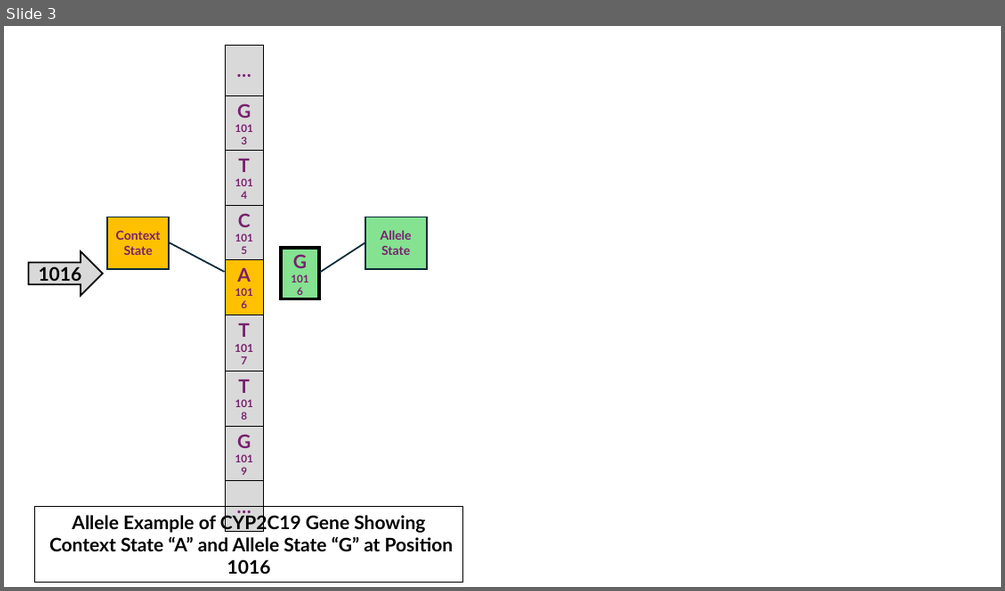
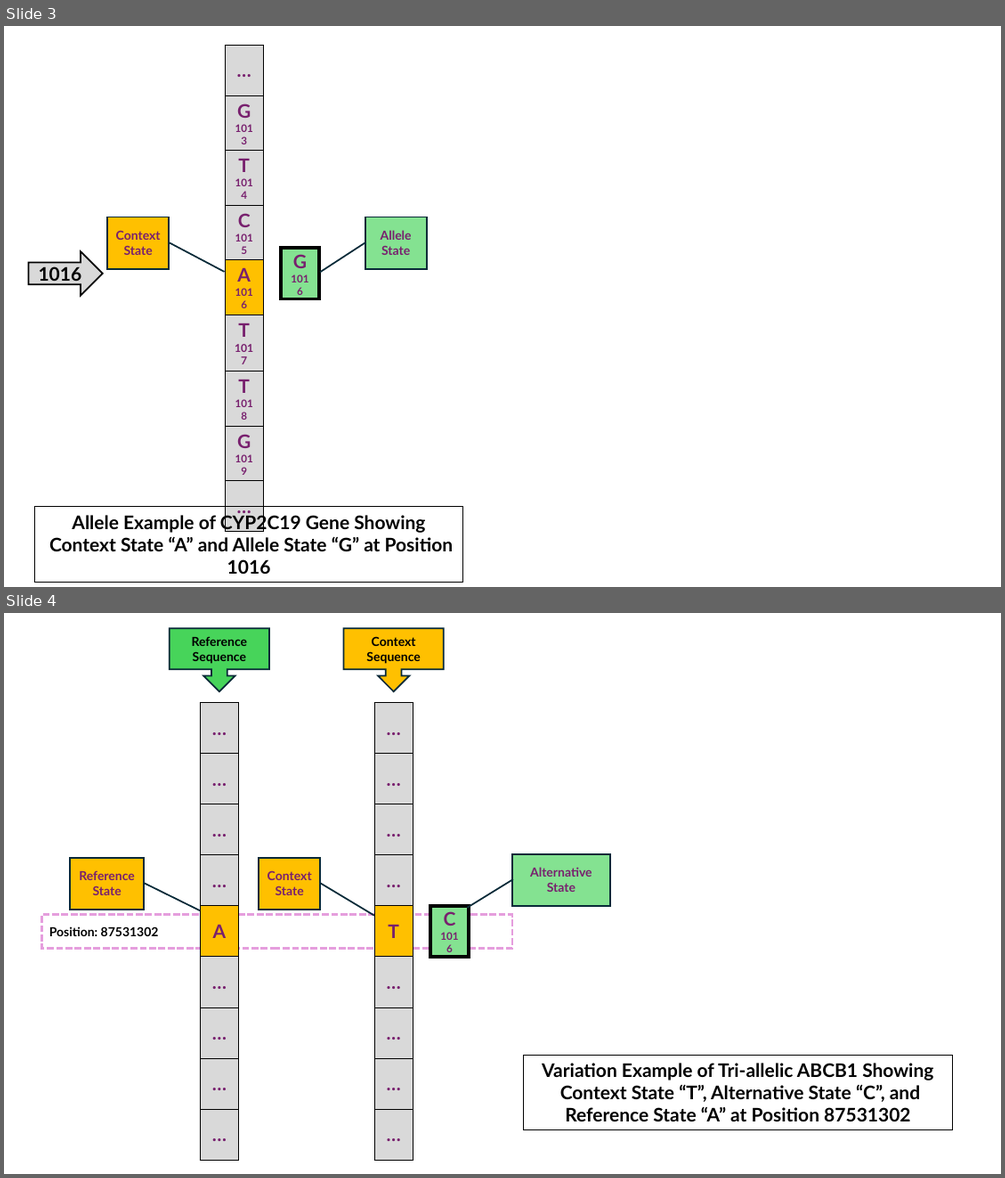
Before and after one commit to HL7/molecular-definition-data-types, a slide deck: input/pagecontent/MolDef-IG-Figures-Source.pptx. Shown one above the other, each under a label of ours: slide 3 before the commit, slides 3 and 4 after it. The pictures are 1005x591 and 1005x1178 pixels, drawn with LibreOffice and Linux fonts; fonts in the diff are those of the drawing. Boxes give left, top, right and bottom in pixels: in the first picture for what was removed or moved away, otherwise in the second. Text is boxed around its words. In the diff, an @@ line names an element or a change of style, - is before the commit and + after.

Commit message:
Adding Variation Diagram

```diff
--- a/input/pagecontent/MolDef-IG-Figures-Source.pptx
+++ b/input/pagecontent/MolDef-IG-Figures-Source.pptx
@@ slide 4 added at [4, 613, 1001, 1174], background #FFFFFF @@
@@ down arrow callout added at [170, 628, 269, 691], fill #47D45A, outline #092A39 1.5 pt, 12 pt, text #000000, bold @@
+Reference Sequence
@@ down arrow callout added at [343, 628, 444, 691], fill #FFC000, outline #092A39 1.5 pt, 12 pt, text #000000, bold @@
+Context Sequence
@@ table added at [200, 703, 239, 1159], 9 rows, 1 columns @@
+…
+…
+…
+…
+A
+…
+…
+…
+…
@@ table added at [374, 703, 413, 1159], 9 rows, 1 columns @@
+…
+…
+…
+…
+T
+…
+…
+…
+…
@@ border callout added at [70, 858, 144, 909], fill #FFC000, outline #092A39 1.5 pt, 12 pt, text #78206E, bold @@
+Reference State
@@ border callout added at [259, 858, 320, 909], fill #FFC000, outline #092A39 1.5 pt, 12 pt, text #78206E, bold @@
+Context State
@@ border callout added at [512, 854, 610, 906], fill #84E291, outline #092A39 1.5 pt, 12 pt, text #78206E, bold @@
+Alternative State
@@ rectangle added at [430, 906, 469, 957], fill #84E291, outline #000000 3 pt, 10 pt, text #78206E, bold @@
+C
+1016
@@ rectangle added at [42, 915, 512, 948], outline #E59EDD 2.25 pt dashed, 12 pt, text #000000, bold @@
+Position: 87531302
@@ rectangle added at [524, 1055, 952, 1130], outline #000000 0.75 pt, 18 pt, text #000000, bold @@
+Variation Example of Tri-allelic ABCB1 Showing
+Context State “T”, Alternative State “C”, and Reference State “A” at Position 87531302
```
